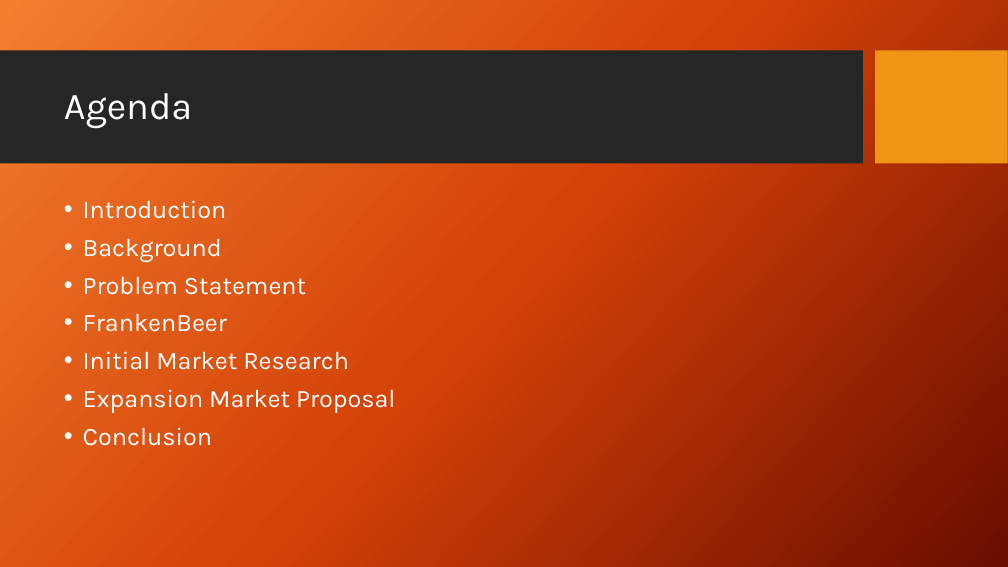
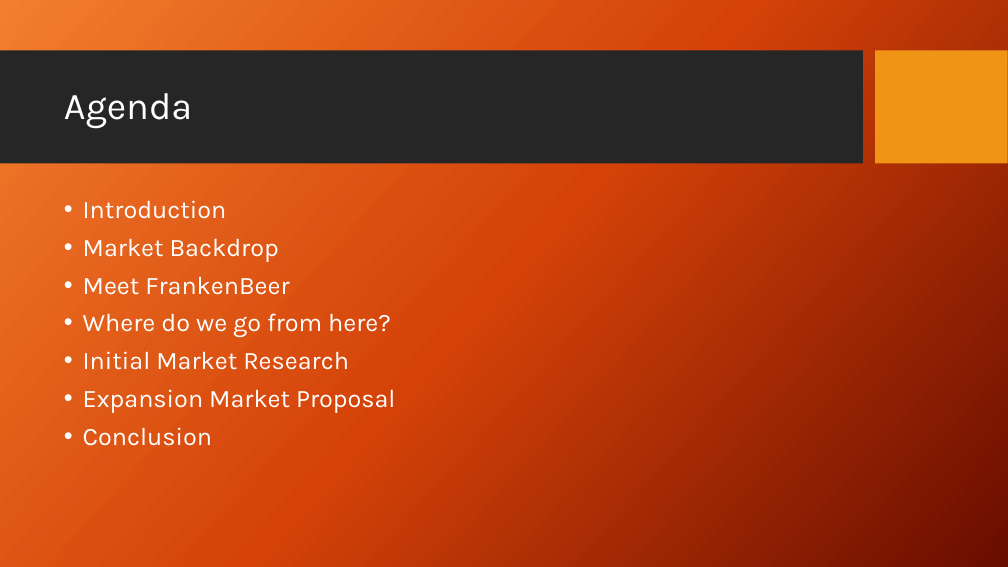
Before and after one commit to nickcellini/DDS-Case-Study-ACQN, a slide deck: slide 2 of Case Study - Project 1 - Final.pptx. Drawn at 1008x567 pixels with LibreOffice and Linux fonts; fonts in the diff are those of the drawing; background and template pictures are left out. Boxes give left, top, right and bottom in pixels: in the first picture for what was removed or moved away, otherwise in the second. Text is boxed around its words. In the diff, an @@ line names an element or a change of style, - is before the commit and + after.

```diff
--- a/Case Study - Project 1 - Final.pptx
+++ b/Case Study - Project 1 - Final.pptx
@@ text at (83, 238, 391, 337): text changed @@
-• Background
-• Problem Statement
-• FrankenBeer
+• Market Backdrop
+• Meet FrankenBeer
+• Where do we go from here?
```
Also in this commit, not shown: 3 other slides changed, 1 slide added, 1 slide removed.
